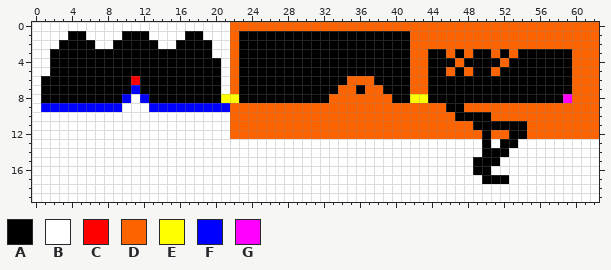
One commit to this pixel-art sprite: android/assets/data/levels.png. The first picture shows the starting point.
The file is 63x20 pixels.
Palette (. is transparent): A #000000  B #ffffff  C #ff0000  D #fd6400  E #ffff00  F #0000ff  G #ff00ff
New version:
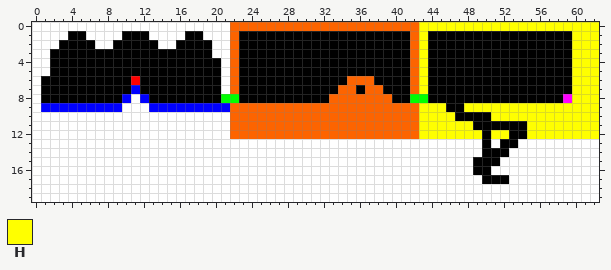
Colours new in this view: H #ffff00
Change:
@@ palette @@
-E #ffff00
+E #00ff00
@@ x 41..62 @@
- 0 DDDDDDDDDDDDDDDDDDDDDD
- 1 ADDDDDDDDDDDDDDDDDDDDD
- 2 ADDDDDDDDDDDDDDDDDDDDD
- 3 ADDAADADAADADAAAAAADDD
- 4 ADDAAADAAAADAAAAAAADDD
- 5 ADDAADADAADAAAAAAAADDD
- 6 ADDAAAAAAAAAAAAAAAADDD
- 7 ADDAAAAAAAAAAAAAAAADDD
- 8 AEEAAAAAAAAAAAAAAAGDDD
- 9 DDDDDAADDDDDDDDDDDDDDD
-10 DDDDDDAAAADDDDDDDDDDDD
-11 DDDDDDDDAAAAAADDDDDDDD
-12 DDDDDDDDDADDAADDDDDDDD
+ 0 DDHHHHHHHHHHHHHHHHHHHH
+ 1 ADHAAAAAAAAAAAAAAAAHHH
+ 2 ADHAAAAAAAAAAAAAAAAHHH
+ 3 ADHAAAAAAAAAAAAAAAAHHH
+ 4 ADHAAAAAAAAAAAAAAAAHHH
+ 5 ADHAAAAAAAAAAAAAAAAHHH
+ 6 ADHAAAAAAAAAAAAAAAAHHH
+ 7 ADHAAAAAAAAAAAAAAAAHHH
+ 8 AEEAAAAAAAAAAAAAAAGHHH
+ 9 DDHHHAAHHHHHHHHHHHHHHH
+10 DDHHHHAAAAHHHHHHHHHHHH
+11 DDHHHHHHAAAAAAHHHHHHHH
+12 DDHHHHHHHAHHAAHHHHHHHH
 13 BBBBBBBBBABAABBBBBBBBB
Where, in picture pixels (left, top, right, bottom), the same in both pictures:
changed: (410, 22, 599, 139)
changed: (221, 94, 239, 103)
